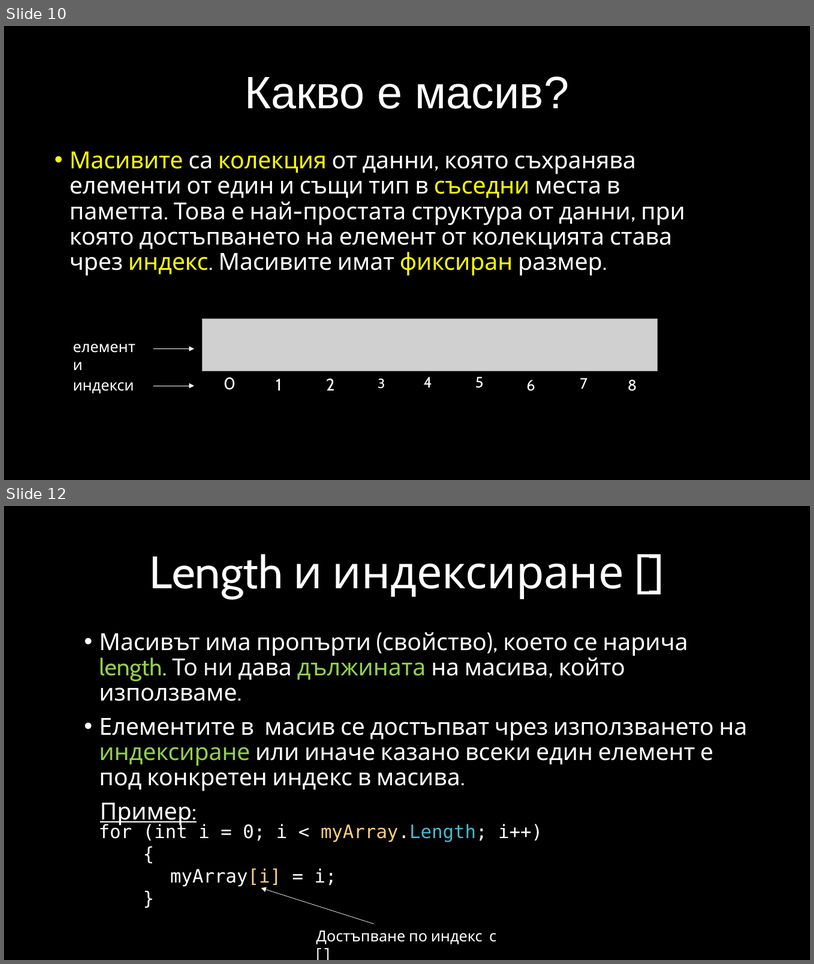
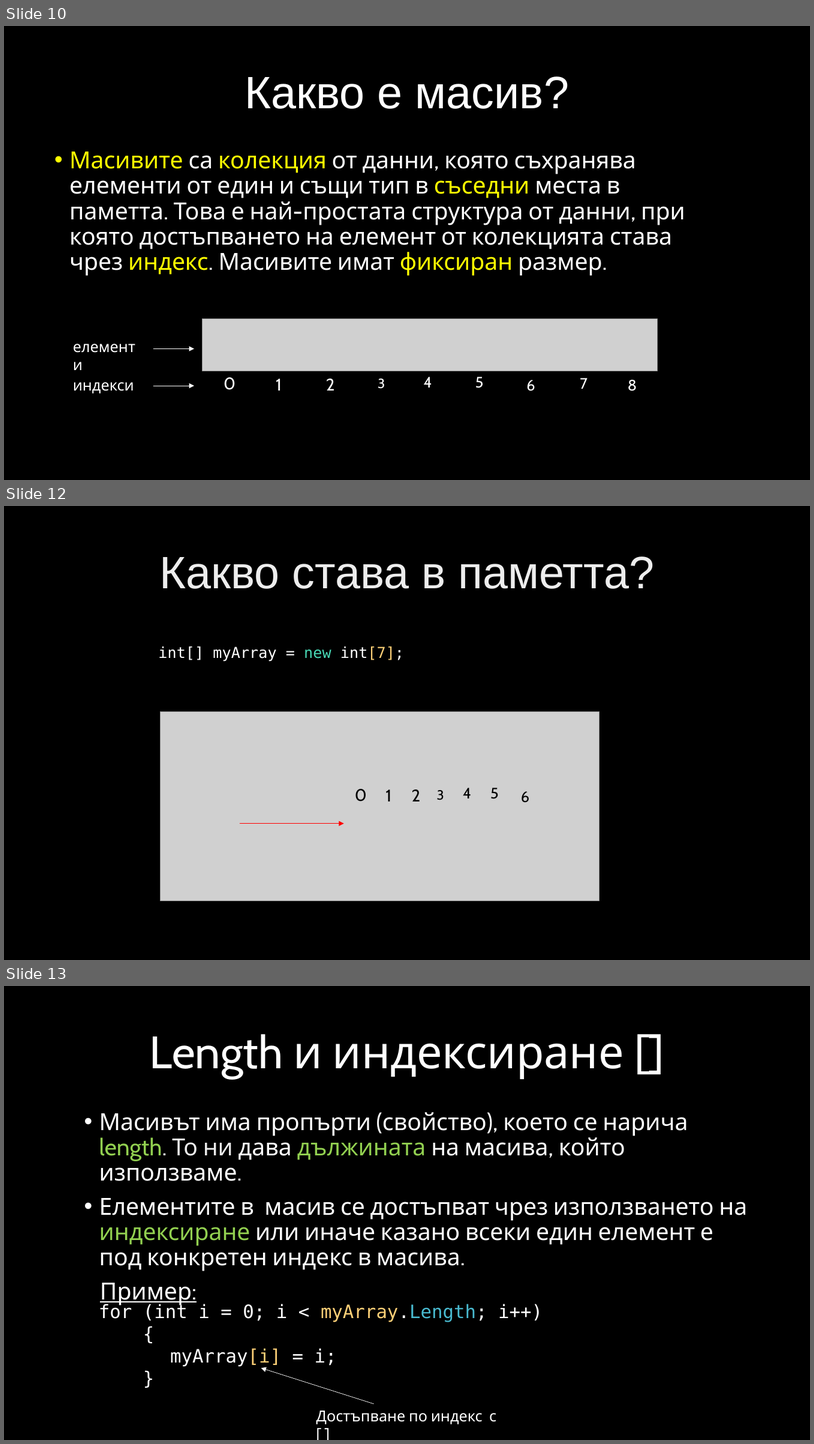
Before and after one commit to velizar92/CSharp-Programming-Presentations, a slide deck: C# Intermediate.pptx. Shown one above the other, each under a label of ours: slides 10 and 12 before the commit, slides 10, 12 and 13 after it; the slides between them are not shown. The pictures are 814x964 and 814x1444 pixels, drawn with LibreOffice and Linux fonts; fonts in the diff are those of the drawing; grey boxes stand for pictures; background and template pictures are left out. Boxes give left, top, right and bottom in pixels: in the first picture for what was removed or moved away, otherwise in the second. Text is boxed around its words. In the diff, an @@ line names an element or a change of style, - is before the commit and + after.

Commit message:
Arrays changes

```diff
--- a/C# Intermediate.pptx
+++ b/C# Intermediate.pptx
@@ slide 12 added at (x1=4, y1=506, x2=810, y2=960), background picture (left out) @@
@@ title added at (x1=159, y1=556, x2=654, y2=589), 54 pt, text gradient #BFBFBF to #EDEDED to #FFFFFF @@
+Какво става в паметта?
@@ text added at (x1=158, y1=646, x2=404, y2=661), 18 pt, text #FFFFFF @@
+int[] myArray = new int[7];
@@ picture added at (x1=160, y1=712, x2=600, y2=900) @@
@@ text added at (x1=355, y1=789, x2=367, y2=801), 20 pt, text #000000 @@
+0
@@ text added at (x1=386, y1=789, x2=392, y2=801), 20 pt, text #000000 @@
+1
@@ text added at (x1=412, y1=789, x2=421, y2=801), 20 pt, text #000000 @@
+2
@@ text added at (x1=437, y1=790, x2=444, y2=800), 16 pt, text #000000 @@
+3
@@ text added at (x1=463, y1=787, x2=471, y2=798), 18 pt, text #000000 @@
+4
@@ text added at (x1=491, y1=787, x2=499, y2=799), 18 pt, text #000000 @@
+5
@@ text added at (x1=521, y1=791, x2=530, y2=802), 18 pt, text #000000 @@
+6
@@ arrow added from (240, 823) to (344, 823), #FF0000 0.5 pt @@
@@ what was slide 12 is now slide 13 @@
```
Also in this commit, not shown: 2 slides changed, 1 other slide added.
